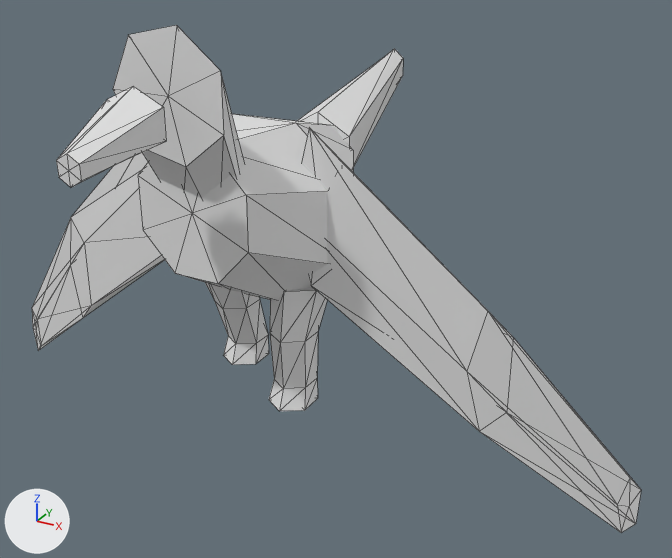
One commit to the OBJ model data/animals/canario/walk/5.obj: the scene before it, then after it.
Both versions are drawn from a camera (50 mm lens) standing at (0.45, -0.675, 0.538) and looking at (0.052, 0.048, 0.177). Every picture has the same lights, and +X, +Y and +Z are marked at lower left. The first picture is the older version. Mesh edges are drawn as thin lines. Where no turn or scale is listed for an object, it has been applied to the vertices.

The older version as bpy lines, for what is in view:
```python
me_canario_walk_5 = bpy.data.meshes.new('canario_walk_5')
me_canario_walk_5.from_pydata(...)  # 156 vertices, 280 faces; spans x -0.362..0.36, y -0.228..0.306, z 0.0..0.435
ob_canario_walk_5 = bpy.data.objects.new('canario_walk_5', me_canario_walk_5)
ob_canario_walk_5.location = (0.0, 0.0, 0.0)
```
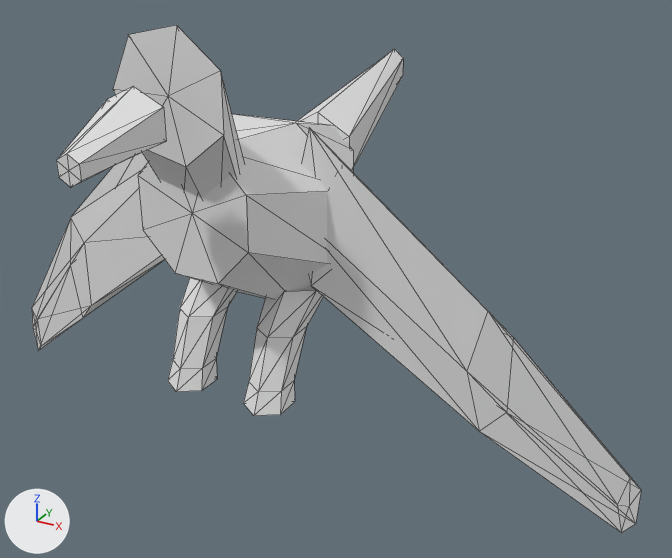
What differs and where, as boxes [x1, y1, x2, y2] in the pictures (672 x 558 px; the box of a moved part takes in the faces that stretch with it):
part 1 of me_canario_walk_5, moved or reshaped: before [223, 335, 269, 365]; after [168, 359, 217, 392]
part 2 of me_canario_walk_5, moved or reshaped: before [205, 283, 268, 344]; after [173, 278, 237, 369]
part 3 of me_canario_walk_5, moved or reshaped: before [269, 378, 318, 411]; after [243, 381, 295, 416]
part 4 of me_canario_walk_5, moved or reshaped: before [270, 291, 327, 389]; after [249, 291, 323, 392]

The change in detail:
me_canario_walk_5 has 156 vertices, 280 faces and spans x -0.362..0.36, y -0.228..0.306, z 0.0..0.435.
me_canario_walk_5 is used by ob_canario_walk_5; location (0.0, 0.0, 0.0).
me_canario_walk_5 part 1: all 13 vertices in x -0.063..-0.023, y 0.003..0.055, z 0.079..0.099 are moved by (0.0, -0.09, 0.015).
me_canario_walk_5 part 2: all 6 vertices in x -0.062..-0.024, y -0.008..0.041, z 0.146 are moved by (0.0, -0.054, 0.014).
me_canario_walk_5 part 3: all 13 vertices in x 0.023..0.063, y -0.045..0.007, z 0.076..0.096 are moved by (0.0, -0.042, 0.018).
me_canario_walk_5 part 4: all 6 vertices in x 0.024..0.062, y -0.041..0.008, z 0.146 are moved by (0.0, -0.021, 0.014).
